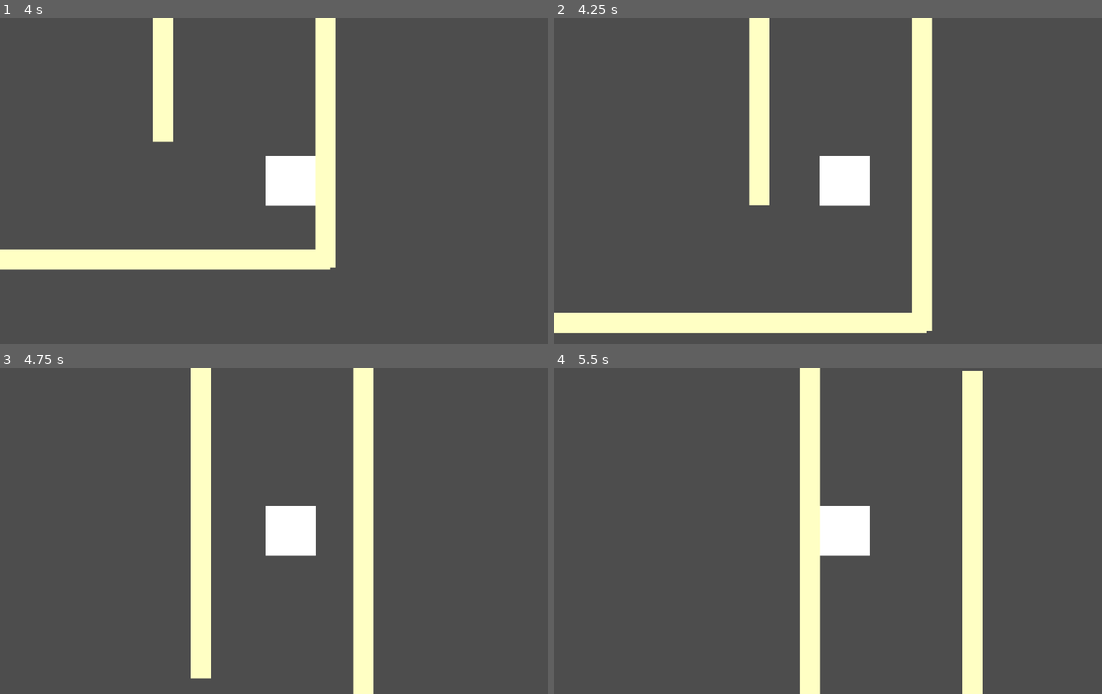
Above: before the commit, frames 1-4 (two rows, left to right).
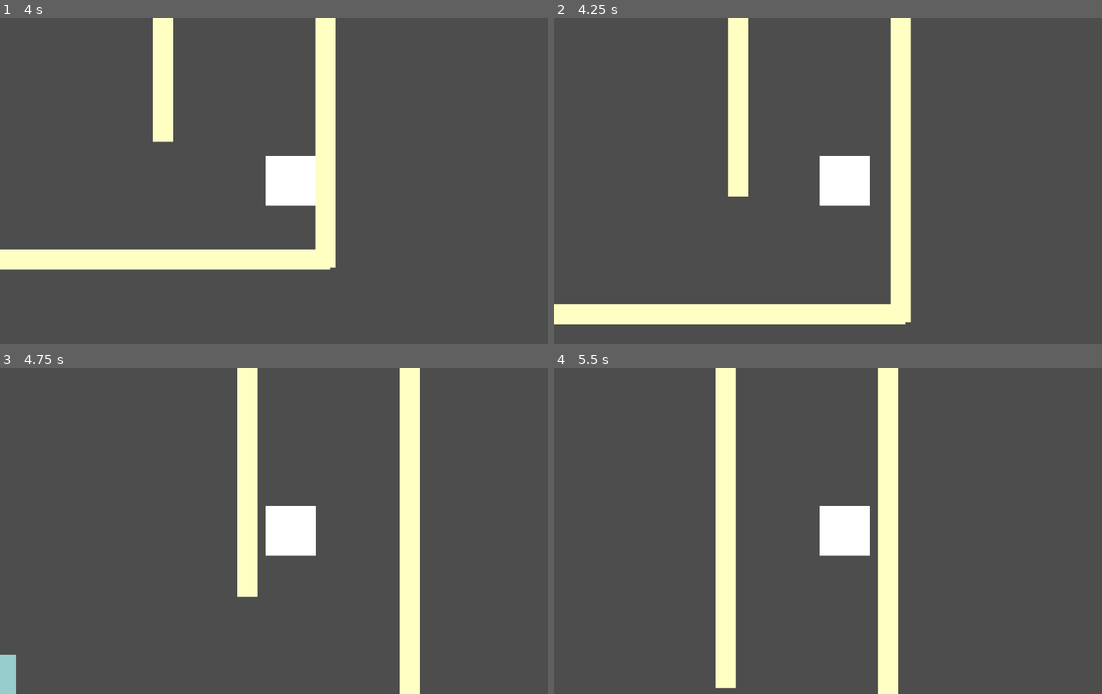
Above: after the commit, the same moments.

Repository: Zandra7/Underchurch
Game: Godot game, scene res://main.tscn
Two runs of this game, one before a commit and one after it. Both use one fixed random seed, a clock stepped at 60 frames per second and the inputs below.
Inputs:
- Up to frame 1 (4 s): hold D (p1right) 0.53-2.03 s; tap W (p1jump) at 0.6, 0.77, 1.07, 1.52, 1.55, 1.82, 2.3, 2.85, 3.02, 3.32, 3.77, 3.8 s; tap Left (p2left) at 1.35, 3.6 s; hold A (p1left) 2.03-2.78 s; tap Right (p2right) at 2.1 s; hold D (p1right) from 2.78 s (still down)
- Up to frame 2 (4.25 s): keep holding D (p1right); tap W (p1jump) at 4.07 s
- Up to frame 3 (4.75 s): release D (p1right) at 4.28 s; hold A (p1left) from 4.28 s (still down); tap Right (p2right) at 4.35 s; tap W (p1jump) at 4.52, 4.55 s
- Up to frame 4 (5.5 s): tap W (p1jump) at 4.82, 5.1 s; release A (p1left) at 5.03 s; hold D (p1right) from 5.03 s (still down)

Frame 1 is identical in both runs. In frame 2, 15% of the frame differs, in the area x 0-70%, y 0-97%; in frame 3, 14%; in frame 4, 15%, in the area x 29-79%, y 0-100%.

Commit message:
Fikset høyde og lengde på hopp
Laget egne variabler for hvor langt og høyt man hopper.

Diff:
--- a/Player1.gd
+++ b/Player1.gd
@@ -3,8 +3,12 @@
 
 
 const SPEED = 300.0
-const AIR_SPEED = 2
+const AIR_SPEED = 700
 const JUMP_VELOCITY = -500.0
+
+const WALL_JUMP_DISTANCE = -250
+const WALL_JUMP_HEIGHT = -600
+
 var gravity = ProjectSettings.get_setting("physics/2d/default_gravity")
 var Direction = "Right"
 var jumpDelay = false
@@ -31,12 +35,12 @@
 		if is_on_floor():
 			velocity.y = JUMP_VELOCITY
 		elif is_on_wall() and whichWall == "right":
-			velocity.y = JUMP_VELOCITY - 200
-			velocity.x = JUMP_VELOCITY - AIR_SPEED
+			velocity.y = WALL_JUMP_HEIGHT
+			velocity.x = WALL_JUMP_DISTANCE
 			jumpDelay = true
 		elif is_on_wall() and whichWall == "left":
-			velocity.y = JUMP_VELOCITY - 200
-			velocity.x = JUMP_VELOCITY *-1 + AIR_SPEED
+			velocity.y = WALL_JUMP_HEIGHT
+			velocity.x = WALL_JUMP_DISTANCE *-1
 			jumpDelay = true
 
 	if is_on_floor():
